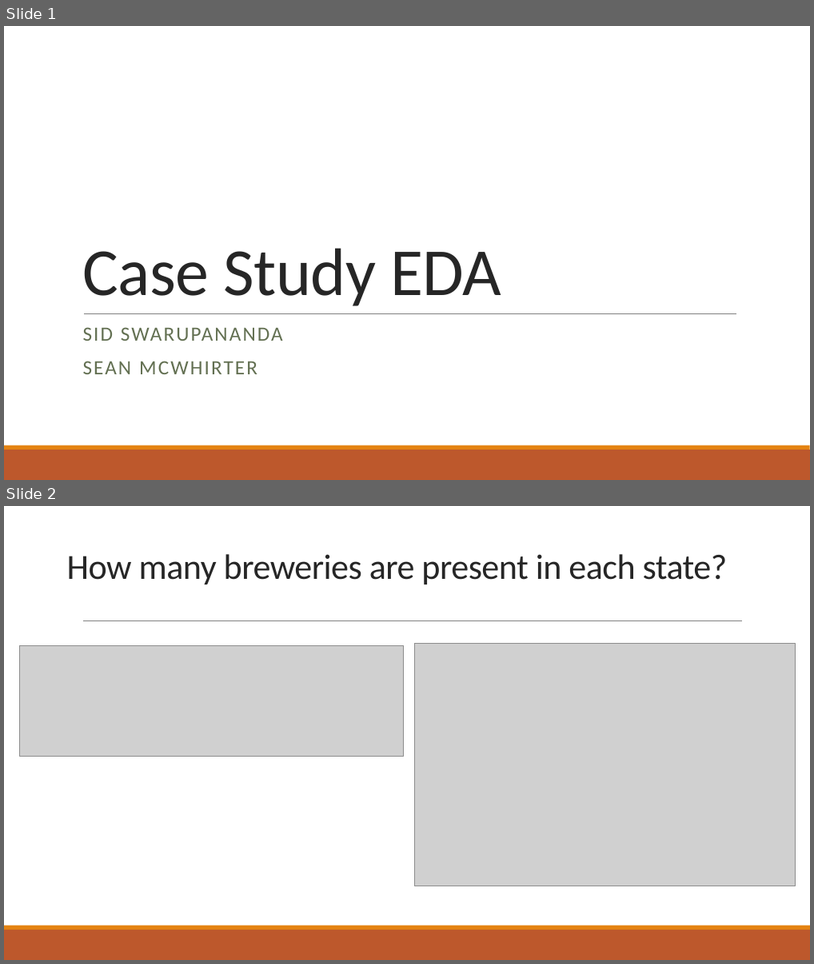
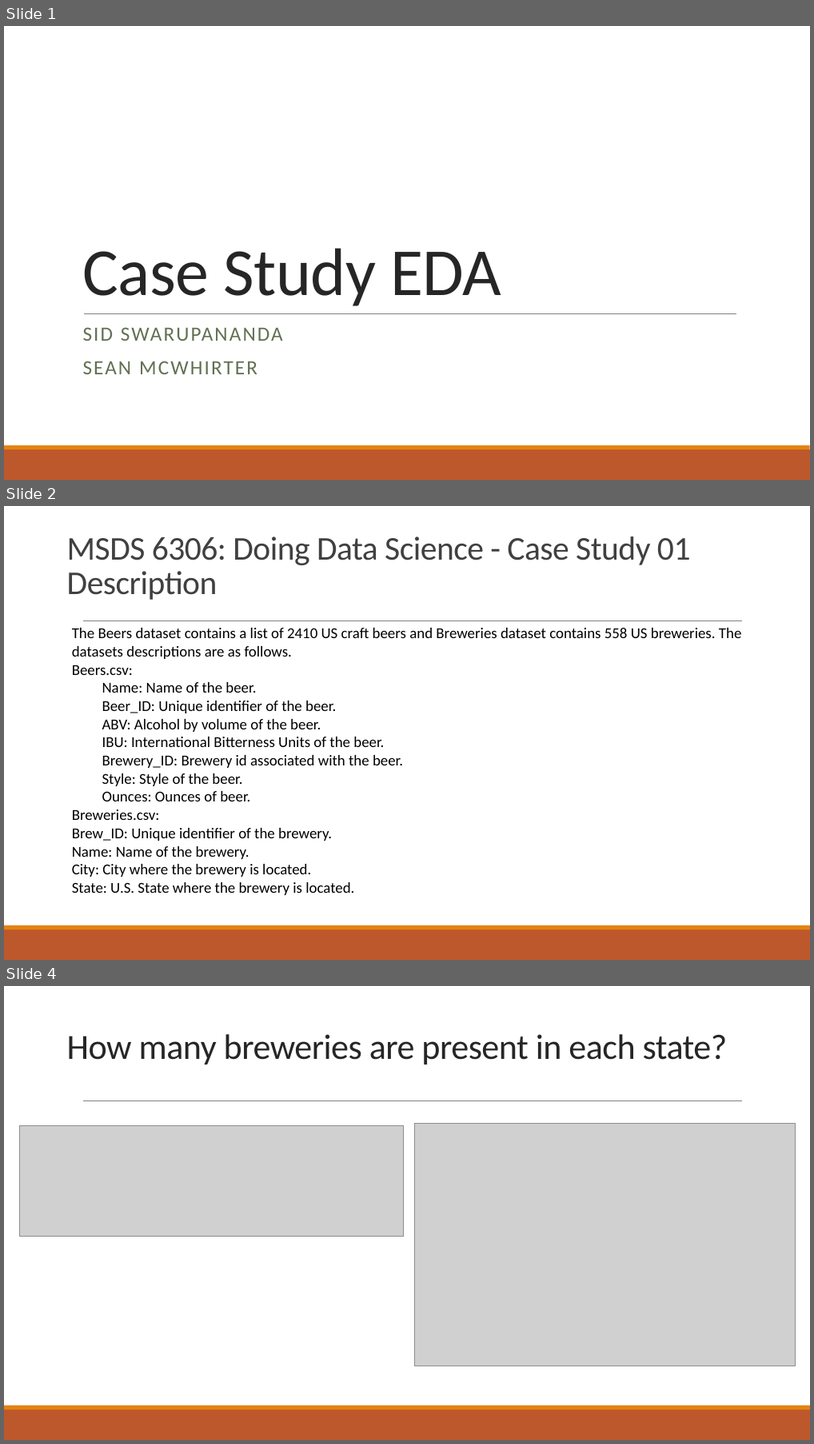
Before and after one commit to siddeshwar627/MSDS6306_CaseStudy_01, a slide deck: Case Study EDA Sid & Sean.pptx. Shown one above the other, each under a label of ours: slides 1 and 2 before the commit, slides 1, 2 and 4 after it; the slides between them are not shown. The pictures are 814x964 and 814x1444 pixels, drawn with LibreOffice and Linux fonts; fonts in the diff are those of the drawing; grey boxes stand for pictures. Boxes give left, top, right and bottom in pixels: in the first picture for what was removed or moved away, otherwise in the second. Text is boxed around its words. In the diff, an @@ line names an element or a change of style, - is before the commit and + after.

```diff
--- a/Case Study EDA Sid & Sean.pptx
+++ b/Case Study EDA Sid & Sean.pptx
@@ slide 2 added at bbox=[4, 506, 810, 960], background #FFFFFF; not listed: 3 template elements that a slide beside it also shows @@
@@ title added at bbox=[67, 536, 691, 600], 39.6 pt, text #404040 @@
+MSDS 6306: Doing Data Science - Case Study 01
+Description
@@ text added at bbox=[72, 628, 742, 895], 18 pt, text #000000 @@
+The Beers dataset contains a list of 2410 US craft beers and Breweries dataset contains 558 US breweries. The datasets descriptions are as follows.
+Beers.csv:
+  Name: Name of the beer.
+  Beer_ID: Unique identifier of the beer.
+  ABV: Alcohol by volume of the beer.
+  IBU: International Bitterness Units of the beer.
+  Brewery_ID: Brewery id associated with the beer.
+  Style: Style of the beer.
+  Ounces: Ounces of beer.
+Breweries.csv:
+Brew_ID: Unique identifier of the brewery.
+Name: Name of the brewery.
+City: City where the brewery is located.
+State: U.S. State where the brewery is located.
@@ what was slide 2 is now slide 4 @@
```
Also in this commit, not shown: 1 other slide added.
